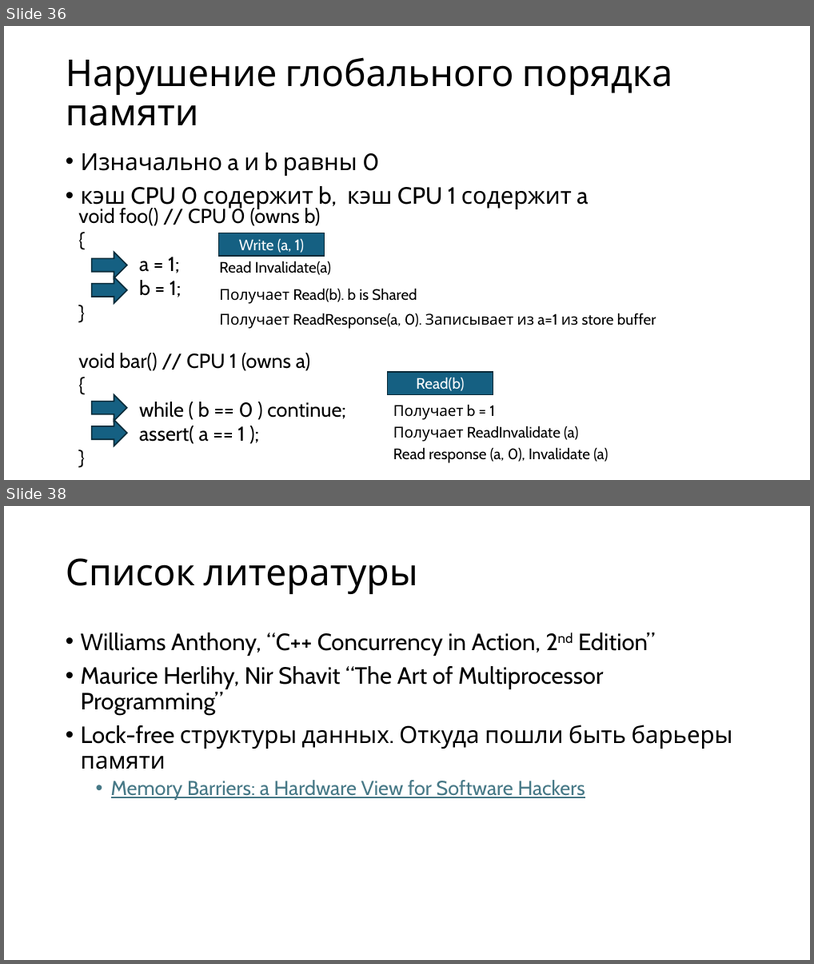
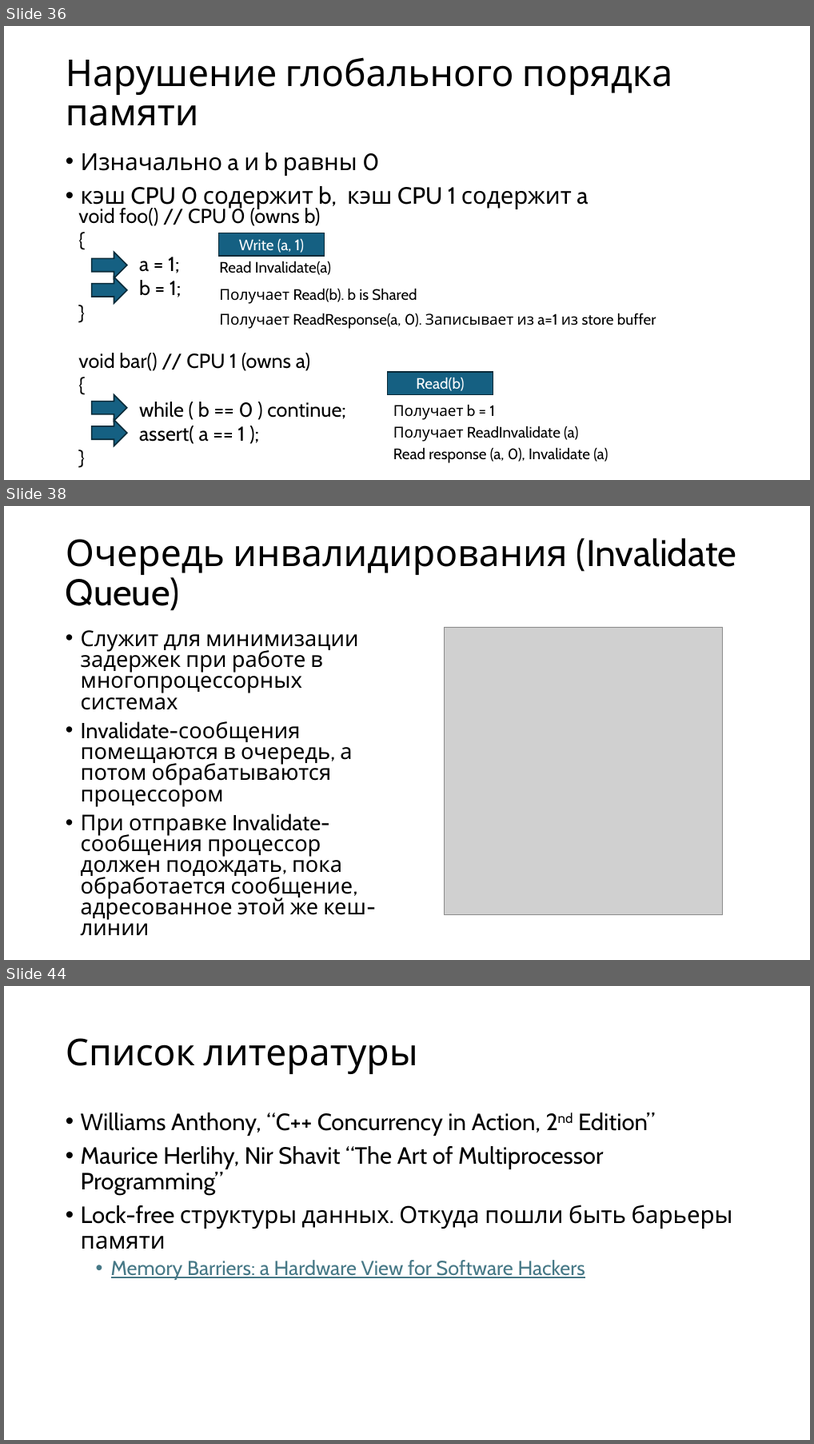
Before and after one commit to alexey-malov/pc, a slide deck: lectures/09/Протоколы когерентности кэш-памяти.pptx. Shown one above the other, each under a label of ours: slides 36 and 38 before the commit, slides 36, 38 and 44 after it; the slides between them are not shown. The pictures are 814x964 and 814x1444 pixels, drawn with LibreOffice and Linux fonts; fonts in the diff are those of the drawing; grey boxes stand for pictures. Boxes give left, top, right and bottom in pixels: in the first picture for what was removed or moved away, otherwise in the second. Text is boxed around its words. In the diff, an @@ line names an element or a change of style, - is before the commit and + after.

```diff
--- a/lectures/09/Протоколы когерентности кэш-памяти.pptx
+++ b/lectures/09/Протоколы когерентности кэш-памяти.pptx
@@ slide 38 added at (x1=4, y1=506, x2=810, y2=960), background #FFFFFF @@
@@ title added at (x1=66, y1=538, x2=737, y2=611), 44 pt, text #000000 @@
+Очередь инвалидирования (Invalidate Queue)
@@ text added at (x1=81, y1=630, x2=366, y2=920), 25.9 pt, text #000000 @@
+• Служит для минимизации задержек при работе в многопроцессорных системах
+• Invalidate-сообщения помещаются в очередь, а потом обрабатываются процессором
+• При отправке Invalidate-сообщения процессор должен подождать, пока обработается сообщение, адресованное этой же кеш-линии
@@ picture added at (x1=445, y1=627, x2=723, y2=915) @@
@@ what was slide 38 is now slide 44 @@
```
Also in this commit, not shown: 1 slide changed, 5 other slides added, 55 other files.
